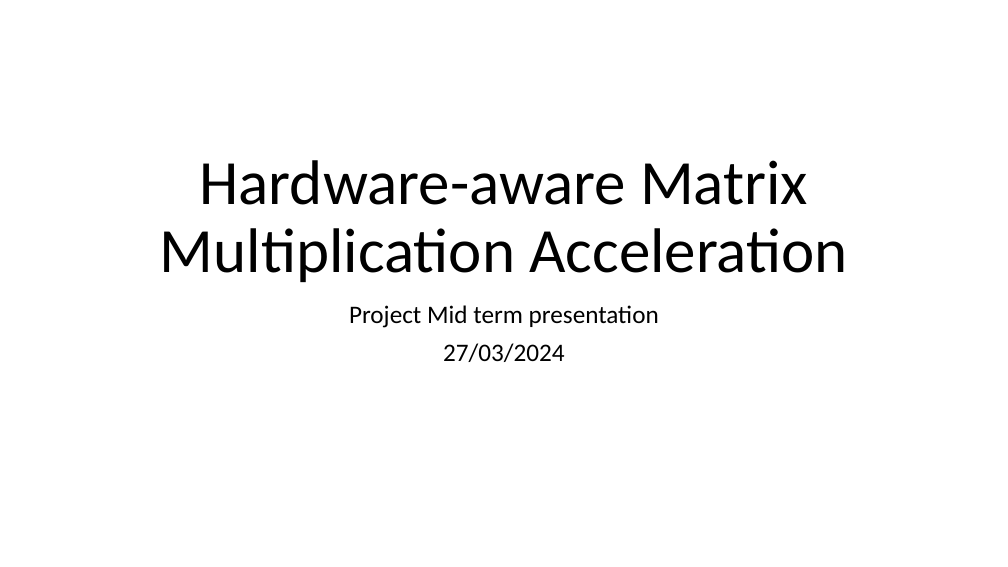
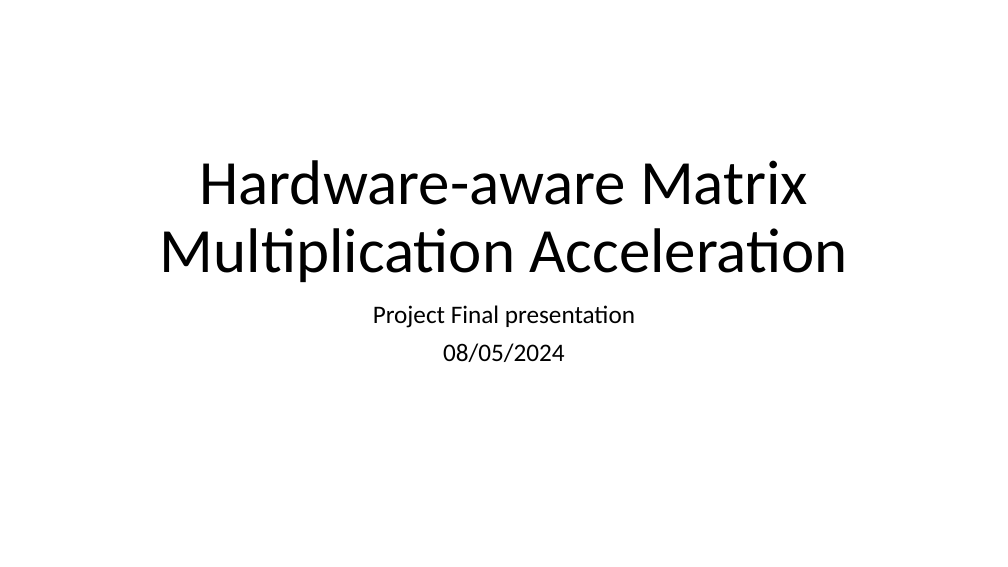
Before and after one commit to LukeLIN-web/CS345, a slide deck: slide 1 of project/finalpre.pptx. Drawn at 1008x567 pixels with LibreOffice and Linux fonts; fonts in the diff are those of the drawing. Boxes give left, top, right and bottom in pixels: in the first picture for what was removed or moved away, otherwise in the second. Text is boxed around its words. In the diff, an @@ line names an element or a change of style, - is before the commit and + after.

```diff
--- a/project/finalpre.pptx
+++ b/project/finalpre.pptx
@@ subtitle at bbox=[373, 305, 635, 362]: text changed @@
-Project Mid term presentation
-27/03/2024
+Project Final presentation
+08/05/2024
```
Also in this commit, not shown: 8 other slides changed, 9 slides added, 4 slides removed, 3 other files.
